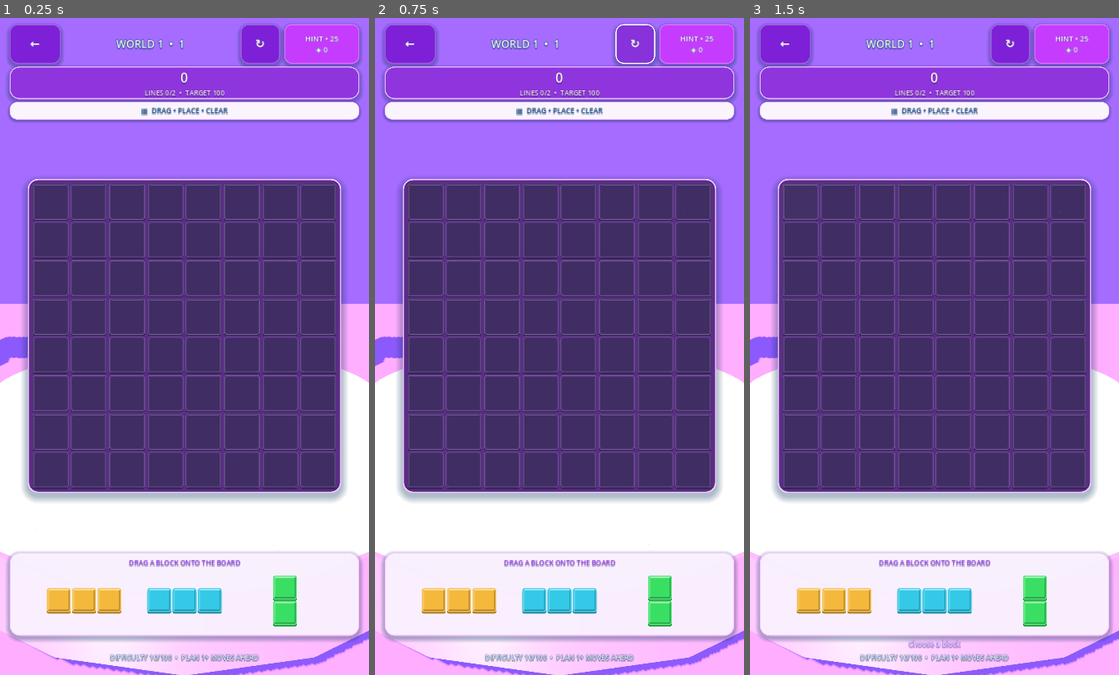
Above: before the commit, frames 1-3 (left to right).
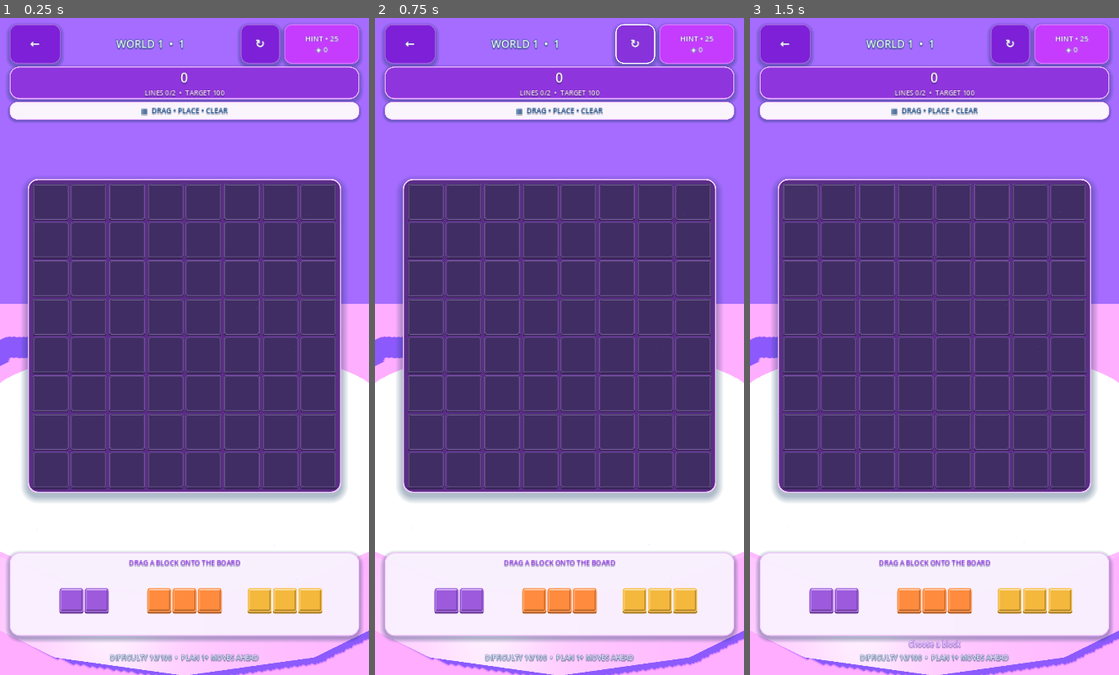
Above: after the commit, the same moments.

Repository: eghosa001/unjam
Game: Godot game, scene res://scenes/BlockPuzzle.tscn
Same seed, same stepped clock (60 frames per second), same inputs: the game is played once before the commit and once after it. This scene is started directly instead of the project's main scene.
Inputs (mouse positions are in pixels of both pictures, inside the frame that each line leads up to):
- Up to frame 1 (0.25 s): no input
- Up to frame 2 (0.75 s): click "↻" at 0.5 s
- Up to frame 3 (1.5 s): click (801, 201) at 1.27 s

The runs differ from the first frame. In frame 1, 2.6% of the frame differs, in the area x 12-88%, y 84-93%; in frame 2, 2.6%; in frame 3, 2.6%.

Commit message:
Drive Block Puzzle trays from constructive solution proofs

Diff:
--- a/scripts/game/block_puzzle_10000.gd
+++ b/scripts/game/block_puzzle_10000.gd
@@ -1,6 +1,7 @@
 extends "res://scripts/game/block_puzzle_final_polish.gd"
 
 const Progression = preload("res://scripts/core/block_puzzle_progression.gd")
+const CampaignGenerator = preload("res://scripts/core/block_puzzle_campaign_generator.gd")
 
 # Fixed-orientation campaign library. The first five shapes remain flexible;
 # higher tiers progressively unlock space-demanding polyominoes.
@@ -42,6 +43,7 @@
 }
 
 var campaign_profile: Dictionary = {}
+var campaign_plan: Dictionary = {}
 var campaign_move_limit := -1
 var campaign_failed := false
 
@@ -67,6 +69,9 @@
 func level_config() -> Dictionary:
 	if daily_mode:
 		return super.level_config()
+	var target_score_value := int(_profile().get("target_score", 100))
+	var target_lines_value := int(_profile().get("target_lines", 2))
+	var par_value := int(_profile().get("par", 18))
 	# Preserve the deliberately fast onboarding contract already proven by the
 	# production tests: the first ten levels teach, then campaign math takes over.
 	if level_number <= 10:
@@ -74,18 +79,32 @@
 		var lines := [2, 2, 3, 3, 3, 4, 4, 4, 5, 5]
 		var pars := [18, 18, 20, 20, 21, 22, 22, 23, 24, 24]
 		var i := clampi(level_number - 1, 0, 9)
-		return {"target_score": scores[i], "target_lines": lines[i], "par": pars[i]}
-	var p := _profile()
-	return {
-		"target_score": int(p.get("target_score", 100)),
-		"target_lines": int(p.get("target_lines", 2)),
-		"par": int(p.get("par", 18)),
-	}
+		target_score_value = scores[i]
+		target_lines_value = lines[i]
+		par_value = pars[i]
+	var proof_moves := int((campaign_plan.get("metadata", {}) as Dictionary).get("proof_moves", 0))
+	if proof_moves > 0:
+		par_value = maxi(par_value, proof_moves)
+	return {"target_score": target_score_value, "target_lines": target_lines_value, "par": par_value}
 
 func load_level() -> void:
 	campaign_profile = Progression.profile(level_number)
+	campaign_plan = {}
+	campaign_failed = false
+	if not daily_mode:
+		var generation_profile := campaign_profile.duplicate(true)
+		if level_number <= 10:
+			var opening := level_config()
+			generation_profile["target_score"] = int(opening.get("target_score", 100))
+			generation_profile["target_lines"] = int(opening.get("target_lines", 2))
+		campaign_plan = CampaignGenerator.generate(generation_profile)
+		if campaign_plan.is_empty():
+			push_error("Block Puzzle campaign generator produced no proof for level %d" % level_number)
+	var proof_moves := int((campaign_plan.get("metadata", {}) as Dictionary).get("proof_moves", 0))
 	campaign_move_limit = int(campaign_profile.get("move_limit", -1))
-	campaign_failed = false
+	if campaign_move_limit > 0 and proof_moves > 0:
+		var margin := 3 if level_number <= 5000 else (2 if level_number < 9000 else 1)
+		campaign_move_limit = maxi(campaign_move_limit, proof_moves + margin)
 
 	var checkpoint := MultiGameManager.checkpoint(GAME_ID)
 	var restoring := (
@@ -99,7 +118,7 @@
 		return
 
 	if not restoring:
-		_apply_campaign_prefill()
+		_apply_campaign_plan_board()
 		piece_batch = 0
 		refill_pieces()
 		render()
@@ -117,26 +136,18 @@
 	pieces.clear()
 	piece_colors.clear()
 	piece_batch += 1
-	var tray_rng := RandomNumberGenerator.new()
-	tray_rng.seed = int(_profile().get("seed", level_number * 104729)) + piece_batch * 99991
-	var tier := int(_profile().get("piece_tier", 1))
-	var pool: Array = (TIER_POOLS.get(tier, TIER_POOLS[1]) as Array).duplicate()
-	var flex_pool := [0, 1, 2, 3, 4]
-	var flex_slot := tray_rng.randi_range(0, 2)
-
-	for i in range(3):
-		var shape_index: int
-		if i == flex_slot:
-			shape_index = int(flex_pool[tray_rng.randi_range(0, flex_pool.size() - 1)])
-		else:
-			var start_index := 0
-			if tier >= 4:
-				start_index = int(floor(float(pool.size()) * 0.35))
-			elif tier >= 2:
-				start_index = int(floor(float(pool.size()) * 0.20))
-			shape_index = int(pool[tray_rng.randi_range(start_index, pool.size() - 1)])
+	var trays: Array = campaign_plan.get("trays", [])
+	var tray_index := piece_batch - 1
+	if tray_index < 0 or tray_index >= trays.size():
+		selected_piece = -1
+		return
+	var tray: Array = trays[tray_index]
+	var color_rng := RandomNumberGenerator.new()
+	color_rng.seed = int(_profile().get("seed", level_number * 104729)) + piece_batch * 99991
+	for raw_index in tray:
+		var shape_index := clampi(int(raw_index), 0, CAMPAIGN_SHAPES.size() - 1)
 		pieces.append(CAMPAIGN_SHAPES[shape_index].duplicate())
-		piece_colors.append(COLOR_PALETTE[tray_rng.randi_range(0, COLOR_PALETTE.size() - 1)])
+		piece_colors.append(COLOR_PALETTE[color_rng.randi_range(0, COLOR_PALETTE.size() - 1)])
 	selected_piece = -1
 
 func render() -> void:
@@ -268,87 +279,52 @@
 			"piece_tier": int(_profile().get("piece_tier", 1)),
 			"planning_horizon": int(_profile().get("planning_horizon", 1)),
 			"milestone": String(_profile().get("milestone", "normal")),
-			"move_limited": campaign_move_limit > 0
+			"move_limited": campaign_move_limit > 0,
+			"proof_moves": int((campaign_plan.get("metadata", {}) as Dictionary).get("proof_moves", 0)),
+			"constructive_verified": bool((campaign_plan.get("metadata", {}) as Dictionary).get("verified_constructive", false))
 		})
 	super.complete_level()
 
 func campaign_profile_for_level(level: int) -> Dictionary:
 	return Progression.profile(level)
 
+func campaign_plan_for_level(level: int) -> Dictionary:
+	var p := Progression.profile(level)
+	if level <= 10:
+		var scores := [100, 130, 165, 190, 220, 255, 285, 315, 350, 390]
+		var lines := [2, 2, 3, 3, 3, 4, 4, 4, 5, 5]
+		var i := clampi(level - 1, 0, 9)
+		p["target_score"] = scores[i]
+		p["target_lines"] = lines[i]
+	return CampaignGenerator.generate(p)
+
 func deterministic_tray_signature(level: int, batch: int) -> String:
-	var old_level := level_number
-	var old_profile := campaign_profile
-	var old_batch := piece_batch
-	var old_pieces := pieces.duplicate(true)
-	var old_colors := piece_colors.duplicate(true)
-	var old_selected := selected_piece
-	level_number = clampi(level, 1, Progression.MAX_LEVEL)
-	campaign_profile = Progression.profile(level_number)
-	piece_batch = maxi(0, batch - 1)
-	refill_pieces()
-	var signature_parts: PackedStringArray = []
-	for shape in pieces:
-		var cells_text: PackedStringArray = []
-		for raw in shape:
-			var p := _as_point(raw)
-			cells_text.append("%d:%d" % [p.x, p.y])
-		signature_parts.append(",".join(cells_text))
-	var signature := "|".join(signature_parts)
-	level_number = old_level
-	campaign_profile = old_profile
-	piece_batch = old_batch
-	pieces = old_pieces
-	piece_colors = old_colors
-	selected_piece = old_selected
-	return signature
+	var plan := campaign_plan_for_level(clampi(level, 1, Progression.MAX_LEVEL))
+	var trays: Array = plan.get("trays", [])
+	var tray_index := maxi(0, batch - 1)
+	if tray_index >= trays.size():
+		return ""
+	var parts: PackedStringArray = []
+	for raw_index in (trays[tray_index] as Array):
+		parts.append(str(int(raw_index)))
+	return ",".join(parts)
 
 func _profile() -> Dictionary:
 	if campaign_profile.is_empty() or int(campaign_profile.get("level_id", -1)) != level_number:
 		campaign_profile = Progression.profile(level_number)
 	return campaign_profile
 
-func _apply_campaign_prefill() -> void:
-	var ratio := float(_profile().get("initial_occupancy", 0.0))
-	var target := clampi(int(round(ratio * float(GRID_SIZE * GRID_SIZE))), 0, 26)
-	if target <= 0:
-		return
-
-	var board_rng := RandomNumberGenerator.new()
-	board_rng.seed = int(_profile().get("seed", level_number * 104729)) + 31337
-	var reserve_x := board_rng.randi_range(1, GRID_SIZE - 4)
-	var reserve_y := board_rng.randi_range(1, GRID_SIZE - 4)
-	var candidates: Array[Vector2i] = []
+func _apply_campaign_plan_board() -> void:
+	var initial: Array = campaign_plan.get("initial_cells", [])
+	if initial.size() != GRID_SIZE:
+		return
 	for y in range(GRID_SIZE):
+		var row: Array = initial[y]
+		if row.size() != GRID_SIZE:
+			continue
 		for x in range(GRID_SIZE):
-			if x >= reserve_x and x < reserve_x + 3 and y >= reserve_y and y < reserve_y + 3:
-				continue
-			candidates.append(Vector2i(x, y))
-	_shuffle_points(candidates, board_rng)
-
-	var row_load: Array[int] = []
-	var col_load: Array[int] = []
-	for _i in range(GRID_SIZE):
-		row_load.append(0)
-		col_load.append(0)
-
-	var placed := 0
-	for point in candidates:
-		if placed >= target:
-			break
-		if row_load[point.y] >= 6 or col_load[point.x] >= 6:
-			continue
-		cells[point.y][point.x] = true
-		cell_colors[point.y][point.x] = COLOR_PALETTE[board_rng.randi_range(0, COLOR_PALETTE.size() - 1)]
-		row_load[point.y] += 1
-		col_load[point.x] += 1
-		placed += 1
-
-func _shuffle_points(values: Array[Vector2i], random: RandomNumberGenerator) -> void:
-	for i in range(values.size() - 1, 0, -1):
-		var j := random.randi_range(0, i)
-		var tmp := values[i]
-		values[i] = values[j]
-		values[j] = tmp
+			cells[y][x] = bool(row[x])
+			cell_colors[y][x] = COLOR_PALETTE[posmod(x * 7 + y * 11 + level_number, COLOR_PALETTE.size())] if bool(row[x]) else Color.TRANSPARENT
 
 func _fail_campaign(reason: String) -> void:
 	campaign_failed = true
